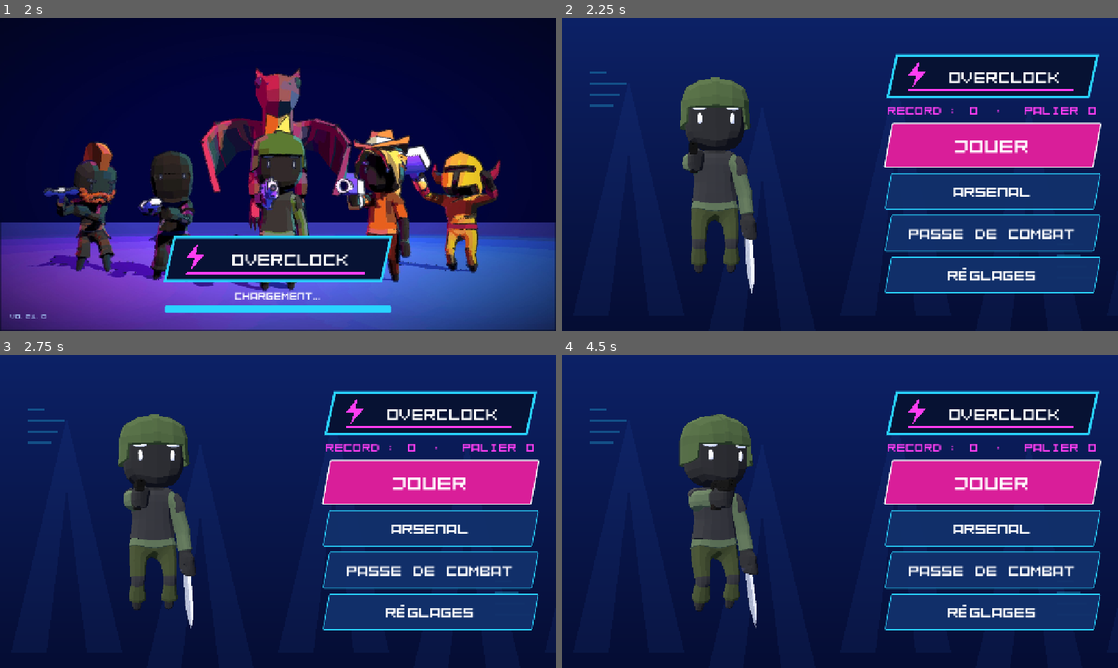
Above: before the commit, frames 1-4 (two rows, left to right).
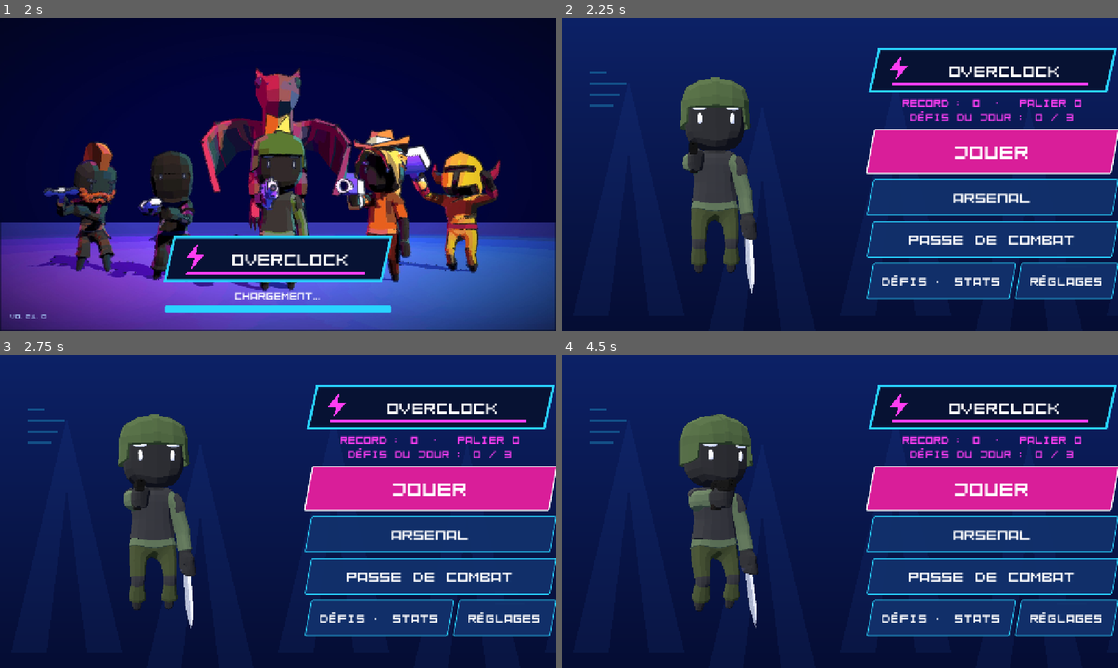
Above: after the commit, the same moments.

Repository: mariusortiz/overclock
Game: Godot game, scene res://scenes/loading.tscn
Same seed, same stepped clock (60 frames per second), same inputs: the game is played once before the commit and once after it.
Inputs (mouse positions are in pixels of both pictures, inside the frame that each line leads up to):
- Up to frame 1 (2 s): tap Enter at 0.5 s; move the mouse to (400, 158) at 0.52 s; hold D (move_right) 0.53-1.25 s; tap F (melee) at 0.6 s; click (400, 158) at 0.67 s; tap Space (jump) at 0.77, 1.25 s; tap E (ultimate) at 0.8 s; drag from (166, 190) to (250, 237) at 1.27 s
- Up to frame 2 (2.25 s): tap Enter at 2 s; move the mouse to (895, 105) at 2.02 s; hold D (move_right) from 2.03 s (still down); tap Y (inspect) at 2.1 s
- Up to frame 3 (2.75 s): keep holding D (move_right); tap E (ultimate) at 2.3 s
- Up to frame 4 (4.5 s): release D (move_right) at 2.75 s; click "RÉGLAGES" at 2.75 s; click (940, 617) at 3.5 s, where only the run after the commit has a clickable "DÉFIS · STATS"; click "FERMER" at 4.25 s

Frame 1 is identical in both runs. In frame 2, 17% of the frame differs, in the area x 54-100%, y 9-90%; in frame 3, 17%; in frame 4, 17%.

Commit message:
Daily challenges and career stats
Three challenges a day, the same for everyone, drawn from nine; progress
adds up over the day's games and each completed one pays its XP, even after
a death. Career totals (games, time, kills, bosses, best wave, accuracy,
headshots, favourite weapon) are kept too. Both are shown in a new
DÉFIS · STATS panel on the home screen; completed challenges are listed on
the end screen.

Co-Authored-By: Claude Opus 5.5 <noreply@anthropic.com>
Claude-Session: https://claude.ai/code/session_01TMrhLU8C9hMQ3DU14F1G1z

Diff:
--- a/scenes/menu.tscn
+++ b/scenes/menu.tscn
@@ -50,7 +50,7 @@
 
 [node name="Best" type="Label" parent="Right/Box"]
 theme_override_colors/font_color = Color(1, 0.24, 0.95, 1)
-theme_override_font_sizes/font_size = 28
+theme_override_font_sizes/font_size = 24
 text = "Record : 0"
 horizontal_alignment = 1
 
@@ -70,9 +70,19 @@
 theme_override_font_sizes/font_size = 34
 text = "PASSE DE COMBAT"
 
-[node name="Settings" type="Button" parent="Right/Box"]
+[node name="Row" type="HBoxContainer" parent="Right/Box"]
+theme_override_constants/separation = 12
+
+[node name="Profile" type="Button" parent="Right/Box/Row"]
 custom_minimum_size = Vector2(0, 84)
-theme_override_font_sizes/font_size = 34
+size_flags_horizontal = 3
+theme_override_font_sizes/font_size = 28
+text = "DÉFIS · STATS"
+
+[node name="Settings" type="Button" parent="Right/Box/Row"]
+custom_minimum_size = Vector2(0, 84)
+size_flags_horizontal = 3
+theme_override_font_sizes/font_size = 28
 text = "RÉGLAGES"
 
 [node name="SettingsPanel" type="Control" parent="."]
--- /dev/null
+++ b/scripts/challenges.gd
@@ -0,0 +1,75 @@
+class_name Challenges
+## Three daily challenges, the same for everyone on a given day, drawn from
+## POOL. Progress adds up over the day's games; a completed challenge pays its
+## XP once. A new day brings three new ones.
+
+const PER_DAY := 3
+const SAVE_KEY := "challenges"
+## "stat" is a GameStats count; "text" takes the goal.
+const POOL: Array[Dictionary] = [
+	{"id": "kills", "stat": "kills", "goal": 60, "xp": 300, "text": "Abats %d ennemis"},
+	{"id": "headshots", "stat": "headshots", "goal": 25, "xp": 300, "text": "Touche %d fois à la tête"},
+	{"id": "melee", "stat": "melee_hits", "goal": 15, "xp": 300, "text": "Frappe %d fois au corps à corps"},
+	{"id": "waves", "stat": "waves", "goal": 10, "xp": 350, "text": "Termine %d vagues"},
+	{"id": "boss", "stat": "bosses", "goal": 1, "xp": 400, "text": "Bats %d boss"},
+	{"id": "ultimates", "stat": "ultimates", "goal": 3, "xp": 300, "text": "Lance %d ultis"},
+	{"id": "crates", "stat": "crates", "goal": 3, "xp": 250, "text": "Ramasse %d caisses d'armes"},
+	{"id": "elites", "stat": "elites", "goal": 3, "xp": 350, "text": "Abats %d ennemis d'élite"},
+	{"id": "games", "stat": "games", "goal": 3, "xp": 250, "text": "Joue %d parties"},
+]
+
+
+## Today's challenges, each with its "progress" and whether it is "done".
+static func today() -> Array[Dictionary]:
+	var saved := _saved()
+	var rng := RandomNumberGenerator.new()
+	rng.seed = hash(_date())
+	var order := range(POOL.size())
+	# Fisher-Yates with the day's seed: everyone gets the same three.
+	for i in range(order.size() - 1, 0, -1):
+		var j := rng.randi_range(0, i)
+		var swap: int = order[i]
+		order[i] = order[j]
+		order[j] = swap
+	var list: Array[Dictionary] = []
+	for index: int in order.slice(0, PER_DAY):
+		var challenge: Dictionary = POOL[index].duplicate()
+		challenge.text = challenge.text % challenge.goal
+		challenge.progress = mini(saved.progress.get(challenge.id, 0), challenge.goal)
+		challenge.done = challenge.id in saved.done
+		list.append(challenge)
+	return list
+
+
+## Adds a game's counts to today's challenges and saves them. Returns those it
+## completed.
+static func record(counts: Dictionary) -> Array[Dictionary]:
+	var saved := _saved()
+	var completed: Array[Dictionary] = []
+	for challenge in today():
+		if challenge.done:
+			continue
+		var progress: int = saved.progress.get(challenge.id, 0) + int(counts.get(challenge.stat, 0))
+		saved.progress[challenge.id] = progress
+		if progress >= challenge.goal:
+			saved.done.append(challenge.id)
+			completed.append(challenge)
+	SaveData.save_progress(SAVE_KEY, saved)
+	return completed
+
+
+static func done_count() -> int:
+	return today().filter(func(challenge: Dictionary) -> bool: return challenge.done).size()
+
+
+## Today's saved progress: {"date", "progress": {id: count}, "done": [ids]}.
+## Yesterday's is dropped.
+static func _saved() -> Dictionary:
+	var saved: Dictionary = SaveData.load_progress(SAVE_KEY, {})
+	if saved.get("date", "") != _date():
+		saved = {"date": _date(), "progress": {}, "done": []}
+	return saved
+
+
+static func _date() -> String:
+	return Time.get_date_string_from_system()
--- /dev/null
+++ b/scripts/game_stats.gd
@@ -0,0 +1,110 @@
+class_name GameStats
+extends Node
+## Counts what happens during a game (kills, headshots, waves…). At the end,
+## the counts are added to the career totals shown on the home screen and to
+## the progress of the daily challenges (see Challenges).
+
+const CAREER_KEY := "career"
+## Career stats that keep the best value instead of adding up.
+const BEST_OF: Array[String] = ["best_wave"]
+
+## Stat name -> count, for this game.
+var counts := {}
+## Gun id -> enemies it killed in this game.
+var weapon_kills := {}
+
+var _player: Player
+var _last_hit_frame := -1
+
+
+func setup(player: Player, waves: WaveManager) -> void:
+	_player = player
+	waves.enemy_killed.connect(_on_enemy_killed)
+	waves.wave_cleared.connect(_on_wave_cleared)
+	waves.boss_killed.connect(func(_kind: Boss.Kind) -> void: add("bosses"))
+	player.weapon.fired.connect(add.bind("shots"))
+	player.weapon.hit_confirmed.connect(_on_hit)
+	player.melee.hit_confirmed.connect(add.bind("melee_hits"))
+	player.ultimate.activated.connect(func(_name: String) -> void: add("ultimates"))
+
+
+func add(stat: String, amount := 1) -> void:
+	counts[stat] = counts.get(stat, 0) + amount
+
+
+func _process(delta: float) -> void:
+	if _player and _player.health > 0:
+		counts["seconds"] = counts.get("seconds", 0.0) + delta
+
+
+func _on_enemy_killed() -> void:
+	add("kills")
+	var weapon_id: String = _player.weapon.current_data.get("id", "")
+	weapon_kills[weapon_id] = weapon_kills.get(weapon_id, 0) + 1
+
+
+## A shotgun's pellets confirm several hits for one shot: count it once.
+func _on_hit(headshot: bool) -> void:
+	if headshot:
+		add("headshots")
+	var frame := Engine.get_physics_frames()
+	if frame != _last_hit_frame:
+		_last_hit_frame = frame
+		add("hits")
+
+
+func _on_wave_cleared(number: int) -> void:
+	add("waves")
+	counts["best_wave"] = maxi(counts.get("best_wave", 0), number)
+
+
+## The game is over: adds it to the career and to the daily challenges.
+## Returns the challenges it completed.
+func finish() -> Array[Dictionary]:
+	add("games")
+	var career := load_career()
+	for stat: String in counts:
+		var value: float = counts[stat]
+		if stat in BEST_OF:
+			career[stat] = maxf(career.get(stat, 0), value)
+		else:
+			career[stat] = career.get(stat, 0) + value
+	var kills_by_weapon: Dictionary = career.get("weapon_kills", {})
+	for weapon_id: String in weapon_kills:
+		kills_by_weapon[weapon_id] = kills_by_weapon.get(weapon_id, 0) + weapon_kills[weapon_id]
+	career["weapon_kills"] = kills_by_weapon
+	SaveData.save_progress(CAREER_KEY, career)
+	return Challenges.record(counts)
+
+
+static func load_career() -> Dictionary:
+	return SaveData.load_progress(CAREER_KEY, {})
+
+
+## The career as lines of [label, value] for the home screen.
+static func career_lines() -> Array[Array]:
+	var career := load_career()
+	var shots: float = career.get("shots", 0)
+	var accuracy := "–" if shots == 0 else "%d %%" % roundi(100.0 * minf(career.get("hits", 0) / shots, 1.0))
+	var minutes := roundi(career.get("seconds", 0.0) / 60.0)
+	var favorite := "–"
+	var kills_by_weapon: Dictionary = career.get("weapon_kills", {})
+	var most := 0
+	for weapon_id: String in kills_by_weapon:
+		var found := Loadout.find(weapon_id)
+		if kills_by_weapon[weapon_id] > most and not found.is_empty():
+			most = kills_by_weapon[weapon_id]
+			favorite = found.item.name
+	var lines: Array[Array] = [
+		["Parties", str(int(career.get("games", 0)))],
+		["Temps de jeu", "%d h %02d" % [floori(minutes / 60.0), minutes % 60]],
+		["Ennemis abattus", str(int(career.get("kills", 0)))],
+		["Élites abattues", str(int(career.get("elites", 0)))],
+		["Boss vaincus", str(int(career.get("bosses", 0)))],
+		["Meilleure vague", str(int(career.get("best_wave", 0)))],
+		["Précision", accuracy],
+		["Tirs à la tête", str(int(career.get("headshots", 0)))],
+		["Coups au corps à corps", str(int(career.get("melee_hits", 0)))],
+		["Arme favorite", favorite],
+	]
+	return lines
--- a/scripts/hud.gd
+++ b/scripts/hud.gd
@@ -250,7 +250,8 @@
 
 ## `unlocked` lists the names of the rewards just earned. A victory
 ## celebrates and only offers to go back to the menu; a death halves the XP.
-func show_game_over(score: int, best: int, is_record: bool, xp: int, unlocked: Array, result := Result.DEATH) -> void:
+func show_game_over(score: int, best: int, is_record: bool, xp: int, unlocked: Array, result := Result.DEATH,
+		challenges: Array[Dictionary] = []) -> void:
 	_death_title.visible = false
 	_game_over = true
 	pause_menu.enabled = false
@@ -263,6 +264,8 @@
 	_xp_label.text = "+%d XP" % xp
 	if result == Result.DEATH:
 		_xp_label.text += "  (moitié : tu es mort)"
+	for challenge in challenges:
+		_xp_label.text += "\nDéfi réussi : %s  +%d XP" % [challenge.text, challenge.xp]
 	if not unlocked.is_empty():
 		_xp_label.text += "\nDébloqué : " + ", ".join(unlocked)
 	if result != Result.DEATH:
--- a/scripts/main.gd
+++ b/scripts/main.gd
@@ -37,6 +37,7 @@
 var _bonus_xp := 0
 var _won := false
 var _boss: Boss
+var _stats := GameStats.new()
 
 @onready var player: Player = $Player
 @onready var hud: Hud = $HUD
@@ -83,6 +84,9 @@
 	hud.set_score(score)
 
 	Settings.changed.connect(_apply_quality)
+
+	add_child(_stats)
+	_stats.setup(player, waves)
 
 	if Tutorial.is_needed():
 		var tutorial := Tutorial.new()
@@ -199,6 +203,7 @@
 	var crate := SupplyCrate.new()
 	crate.position = Vector3(clampf(at.x, -CRATE_AREA, CRATE_AREA), 0, clampf(at.z, -CRATE_AREA, CRATE_AREA))
 	crate.collected.connect(player.weapon.equip_temporary)
+	crate.collected.connect(func(_weapon: Dictionary) -> void: _stats.add("crates"))
 	add_child(crate)
 	hud.show_banner("CAISSE D'ARME EN APPROCHE")
 
@@ -347,12 +352,17 @@
 	if result == Hud.Result.DEATH:
 		@warning_ignore("integer_division")
 		xp /= 2
+	# Challenges pay in full, even after a death.
+	var completed := _stats.finish()
+	var challenge_xp := 0
+	for challenge in completed:
+		challenge_xp += challenge.xp
 	var unlocked := []
-	for id in BattlePass.add_xp(xp):
+	for id in BattlePass.add_xp(xp + challenge_xp):
 		unlocked.append(Loadout.find(id).item.name)
 	if result == Hud.Result.VICTORY:
 		unlocked.append("skin Champion")
-	hud.show_game_over(score, maxi(score, best), is_record, xp, unlocked, result)
+	hud.show_game_over(score, maxi(score, best), is_record, xp, unlocked, result, completed)
 
 
 func _on_touch_look(relative: Vector2) -> void:
--- a/scripts/menu.gd
+++ b/scripts/menu.gd
@@ -1,5 +1,5 @@
 extends Control
-## Home screen: play, armory, battle pass, settings.
+## Home screen: play, armory, battle pass, daily challenges and stats, settings.
 
 const GAME_SCENE := "res://scenes/main.tscn"
 const ARMORY_SCENE := "res://scenes/armory.tscn"
@@ -9,20 +9,25 @@
 @onready var _stage: CharacterStage = $Stage
 @onready var _best_label: Label = $Right/Box/Best
 @onready var _settings_panel: Control = $SettingsPanel
+var _profile_panel := ProfilePanel.new()
 
 
 func _ready() -> void:
 	Input.mouse_mode = Input.MOUSE_MODE_VISIBLE
 	Music.play_track(Music.Track.MAIN)
 	_stage.show_loadout()
-	_best_label.text = "Record : %d  ·  Palier %d" % [SaveData.load_high_score(), BattlePass.progress().tier]
+	_best_label.text = "Record : %d  ·  Palier %d\nDéfis du jour : %d / %d" % [
+			SaveData.load_high_score(), BattlePass.progress().tier, Challenges.done_count(), Challenges.PER_DAY]
 	_settings_panel.visible = false
+	add_child(_profile_panel)
+	_profile_panel.visible = false
 
 	# Deferred: a scene must not be removed while its button handles the click.
 	$Right/Box/Play.pressed.connect(get_tree().change_scene_to_file.bind(GAME_SCENE), CONNECT_DEFERRED)
 	$Right/Box/Armory.pressed.connect(get_tree().change_scene_to_file.bind(ARMORY_SCENE), CONNECT_DEFERRED)
 	$Right/Box/Pass.pressed.connect(get_tree().change_scene_to_file.bind(PASS_SCENE), CONNECT_DEFERRED)
-	$Right/Box/Settings.pressed.connect(func() -> void: _settings_panel.visible = true)
+	$Right/Box/Row/Settings.pressed.connect(func() -> void: _settings_panel.visible = true)
+	$Right/Box/Row/Profile.pressed.connect(_profile_panel.open)
 	$SettingsPanel/Center/Panel/Box/Close.pressed.connect(func() -> void: _settings_panel.visible = false)
 
 
@@ -39,5 +44,7 @@
 	if what == NOTIFICATION_WM_GO_BACK_REQUEST:
 		if _settings_panel.visible:
 			_settings_panel.visible = false
+		elif _profile_panel.visible:
+			_profile_panel.visible = false
 		else:
 			get_tree().quit()
--- /dev/null
+++ b/scripts/profile_panel.gd
@@ -0,0 +1,104 @@
+class_name ProfilePanel
+extends Control
+## Home screen panel: today's challenges on the left, career stats on the
+## right. Built by code; open() refreshes it.
+
+const CYAN := Color(0.16, 0.83, 1.0)
+const MAGENTA := Color(1.0, 0.24, 0.95)
+const GOLD := Color(1.0, 0.85, 0.3)
+
+var _challenges := VBoxContainer.new()
+var _stats := GridContainer.new()
+
+
+func _ready() -> void:
+	set_anchors_preset(Control.PRESET_FULL_RECT)
+	var dim := ColorRect.new()
+	dim.color = Color(0, 0, 0, 0.7)
+	dim.set_anchors_preset(Control.PRESET_FULL_RECT)
+	add_child(dim)
+
+	var center := CenterContainer.new()
+	center.set_anchors_preset(Control.PRESET_FULL_RECT)
+	add_child(center)
+	var panel := PanelContainer.new()
+	panel.custom_minimum_size = Vector2(1100, 0)
+	center.add_child(panel)
+	var box := VBoxContainer.new()
+	box.add_theme_constant_override("separation", 14)
+	panel.add_child(box)
+
+	var columns := HBoxContainer.new()
+	columns.add_theme_constant_override("separation", 40)
+	box.add_child(columns)
+	var left := VBoxContainer.new()
+	left.size_flags_horizontal = Control.SIZE_EXPAND_FILL
+	left.add_theme_constant_override("separation", 12)
+	left.add_child(_title("DÉFIS DU JOUR"))
+	left.add_child(_label("Renouvelés chaque jour. L'XP est gagnée même si tu meurs.", 18, Color(1, 1, 1, 0.7)))
+	_challenges.add_theme_constant_override("separation", 14)
+	left.add_child(_challenges)
+	columns.add_child(left)
+
+	var right := VBoxContainer.new()
+	right.custom_minimum_size.x = 420
+	right.add_theme_constant_override("separation", 12)
+	right.add_child(_title("CARRIÈRE"))
+	_stats.columns = 2
+	_stats.add_theme_constant_override("h_separation", 24)
+	_stats.add_theme_constant_override("v_separation", 6)
+	right.add_child(_stats)
+	columns.add_child(right)
+
+	var close := Button.new()
+	close.text = "FERMER"
+	close.custom_minimum_size.y = 64
+	close.add_theme_font_size_override("font_size", 28)
+	close.pressed.connect(func() -> void: visible = false)
+	box.add_child(close)
+
+
+func open() -> void:
+	for child in _challenges.get_children() + _stats.get_children():
+		child.queue_free()
+	for challenge in Challenges.today():
+		_challenges.add_child(_challenge_row(challenge))
+	for line in GameStats.career_lines():
+		_stats.add_child(_label(line[0], 20, Color(1, 1, 1, 0.75)))
+		var value := _label(line[1], 20, CYAN)
+		value.horizontal_alignment = HORIZONTAL_ALIGNMENT_RIGHT
+		value.size_flags_horizontal = Control.SIZE_EXPAND_FILL
+		_stats.add_child(value)
+	visible = true
+
+
+func _challenge_row(challenge: Dictionary) -> Control:
+	var row := VBoxContainer.new()
+	row.add_theme_constant_override("separation", 4)
+	var top := HBoxContainer.new()
+	var text := _label(challenge.text, 22, GOLD if challenge.done else Color.WHITE)
+	text.size_flags_horizontal = Control.SIZE_EXPAND_FILL
+	top.add_child(text)
+	top.add_child(_label("RÉUSSI" if challenge.done else "+%d XP" % challenge.xp, 20, GOLD if challenge.done else MAGENTA))
+	row.add_child(top)
+	var bar := ProgressBar.new()
+	bar.max_value = challenge.goal
+	bar.value = challenge.progress
+	bar.show_percentage = false
+	bar.custom_minimum_size.y = 14
+	row.add_child(bar)
+	row.add_child(_label("%d / %d" % [challenge.progress, challenge.goal], 16, Color(1, 1, 1, 0.6)))
+	return row
+
+
+func _title(text: String) -> Label:
+	return _label(text, 32, CYAN)
+
+
+func _label(text: String, font_size: int, color: Color) -> Label:
+	var label := Label.new()
+	label.text = text
+	label.add_theme_font_size_override("font_size", font_size)
+	label.add_theme_color_override("font_color", color)
+	label.autowrap_mode = TextServer.AUTOWRAP_WORD_SMART if font_size <= 18 else TextServer.AUTOWRAP_OFF
+	return label
--- a/scripts/weapon.gd
+++ b/scripts/weapon.gd
@@ -9,6 +9,8 @@
 signal ammo_changed(current: int, magazine: int, reloading: bool)
 ## A gun was taken in hand (the player's own, or one found in a crate).
 signal equipped(weapon_name: String)
+## A shot left the gun (once per trigger pull, whatever the pellets).
+signal fired
 
 ## Camera shake when one of the player's rockets goes off.
 const ROCKET_SHAKE := 0.18
@@ -172,6 +174,7 @@
 		_fire_ray(origin, scattered)
 
 	_show_flash()
+	fired.emit()
 	_shot_sound.pitch_scale = randf_range(0.94, 1.06)
 	_shot_sound.play()
 
